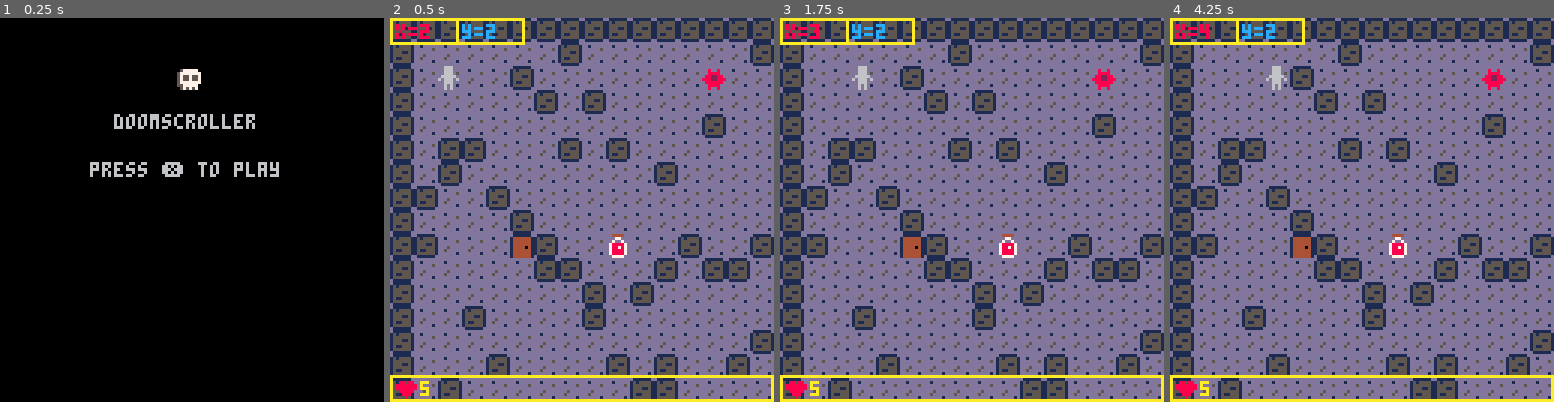
Above: before the commit, frames 1-4 (left to right).
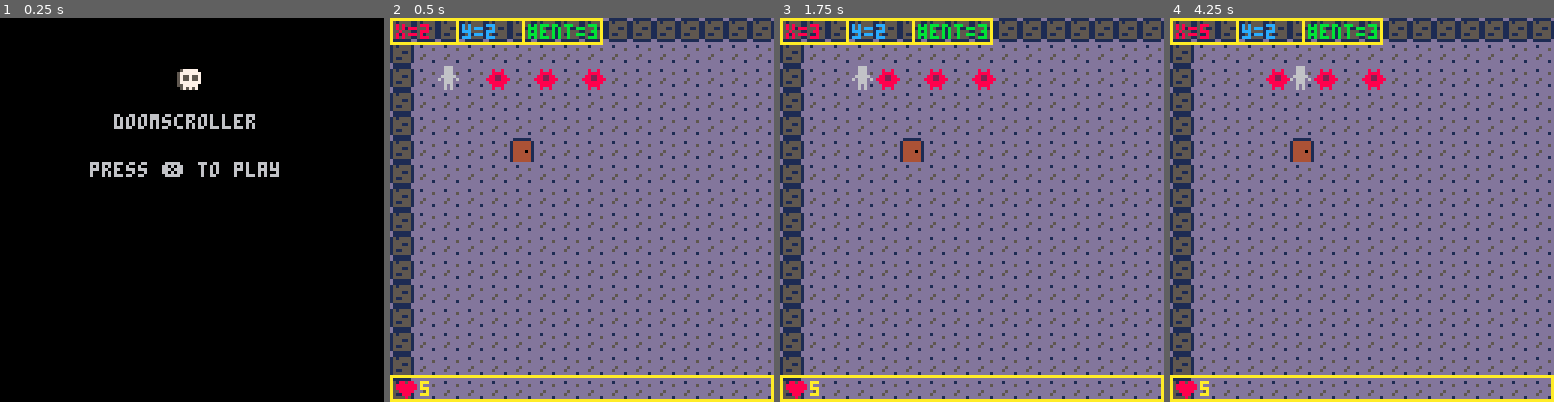
Above: after the commit, the same moments.

Repository: OmniWode/doomscroller
Game: PICO-8 cartridge doomscroller.p8
Two runs of this game, one before a commit and one after it. Both use one fixed random seed, a clock stepped at 60 frames per second and the inputs below.
Inputs:
- Up to frame 1 (0.25 s): no input
- Up to frame 2 (0.5 s): tap X (X key) at 0.33 s
- Up to frame 3 (1.75 s): tap X (X key) at 1.07 s; hold Right from 1.6 s (still down)
- Up to frame 4 (4.25 s): tap X (X key) at 1.85, 2.97, 4.08 s; release Right at 2.1 s; hold Up 2.15-2.42 s; hold Right 2.47-3.03 s; hold Left 3.08-3.58 s; hold Down 3.63-3.97 s; hold Right from 4.02 s (still down)

Frame 1 is identical in both runs. In frame 2, 15% of the frame differs, in the area x 6-100%, y 0-100%; in frame 3, 15%; in frame 4, 15%.

Commit message:
testing spawning multiple enemies

Diff:
--- a/doomscroller.p8
+++ b/doomscroller.p8
@@ -77,7 +77,7 @@
 	cls()
 	if (not game_over) then
 		draw_map()
-		draw_enemies()
+		draw_enemies(count(ent))
 		draw_player()
 		if (p.dam) draw_damage()
 		draw_hud()
@@ -95,15 +95,23 @@
 	timer=0
 	anim_time=30 --30 = 1 sec
 
+	--flags
 	solid=0
 	door=1
 	enemy=2
 	heal=3
 
-	init_enemies()
+	--original way of rendering map
+	--init_enemies()
+	--make_walls()
+	--place_items()
+	--make_floor(1)
+
 	make_walls()
-	place_items()
-	--make_floor(1)
+	place_door(5,5)
+
+	init_enemies(3)
+
 end
 
 function make_walls()
@@ -113,19 +121,21 @@
 				mset(x,y,2)
 			elseif ((y==0) or (y==63)) then
 				mset(x,y,2)
-			elseif (((rnd(10)) <= 2 ) and ((x>4) or (y>4))) then
-				mset(x,y,2)
+			--elseif (((rnd(10)) <= 2 ) and ((x>4) or (y>4))) then
+			--	mset(x,y,2)
 			end
 		end
 	end
 end
 
 function place_items()
-	--door
-	mset(5,9,3)
-
 	--health potion
 	mset(9,9,49)
+end
+
+function place_door(x,y)
+	--door
+	mset(x,y,3)
 end
 
 function make_floor(depth)
@@ -225,6 +235,8 @@
 	--rect(debugx+62,debugy,debugx+100,debugy+8,10)
 	--print("dam="..tostr(p.dam),debugx+64,debugy+2,14)
 
+	rect(debugx+44,debugy,debugx+70,debugy+8,10)
+	print("#ent="..tostr(count(ent)),debugx+46,debugy+2,11)
 
 end
 
@@ -265,20 +277,34 @@
 end
 
 -->8
---enemy code
-function init_enemies()
-	e={}
-	e.x=13
-	e.y=2
-	e.hp=3
-	e.spr=32
-	e.h=8
-	e.w=2
-end
-
-function draw_enemies()
+--entities code
+
+function init_enemies(num)
+	ent={}
+
+	for i=1,num do
+		local enemy={}
+		enemy.x=2+(i*2)
+		enemy.y=2
+		enemy.hp=3
+		enemy.spr=32
+		enemy.h=8
+		enemy.w=8
+
+		add(ent,enemy)
+	end
+
+
+end
+
+function draw_enemies(num)
 	--spr(e.spr,e.x*e.w,e.y*e.h)
-	mset(e.x,e.y,e.spr)
+	--mset(e.x,e.y,e.spr)
+
+	for i=1,num do
+		--mset(ent[i].x,ent[i].y,ent[i].spr)
+		spr(ent[i].spr,ent[i].x*ent[i].w,ent[i].y*ent[i].h)
+	end
 end
 
 -->8
@@ -446,29 +472,29 @@
 0404040404040404040404040404040404040404040404040404040404040404040404040404040404040404040404040404040404040404040404040404040404040404040404040404040404040404040404040404040404040404040404040404040404040404040404040404040404040404040404040404040404040404
 0404040404040404040404040404040404040404040404040404040404040404040404040404040404040404040404040404040404040404040404040404040404040404040404040404040404040404040404040404040404040404040404040404040404040404040404040404040404040404040404040404040404040404
 0404040404040404040404040404040404040404040404040404040404040404040404040404040404040404040404040404040404040404040404040404040404040404040404040404040404040404040404040404040404040404040404040404040404040404040404040404040404040404040404040404040404040404
-0404040404030404040404040404040404040404040404040404040404040404040404040404040404040404040404040404040404040404040404040404040404040404040404040404040404040404040404040404040404040404040404040404040404040404040404040404040404040404040404040404040404040404
-0404040404040404040404040404040404040404040404040404040404040404040404040404040404040404040404040404040404040404040404040404040404040404040404040404040404040404040404040404040404040404040404040404040404040404040404040404040404040404040404040404040404040404
-0404040404040404040404040404040404040404040404040404040404040404040404040404040404040404040404040404040404040404040404040404040404040404040404040404040404040404040404040404040404040404040404040404040404040404040404040404040404040404040404040404040404040404
-0404040404040404040404040404040404040404040404040404040404040404040404040404040404040404040404040404040404040404040404040404040404040404040404040404040404040404040404040404040404040404040404040404040404040404040404040404040404040404040404040404040404040404
-0404040404040404040404040404040404040404040404040404040404040404040404040404040404040404040404040404040404040404040404040404040404040404040404040404040404040404040404040404040404040404040404040404040404040404040404040404040404040404040404040404040404040404
-0404040404040404040404040404040404040404040404040404040404040404040404040404040404040404040404040404040404040404040404040404040404040404040404040404040404040404040404040404040404040404040404040404040404040404040404040404040404040404040404040404040404040404
-0404040404040404040404040404040404040404040404040404040404040404040404040404040404040404040404040404040404040404040404040404040404040404040404040404040404040404040404040404040404040404040404040404040404040404040404040404040404040404040404040404040404040404
-0404040404040404040404040404040404040404040404040404040404040404040404040404040404040404040404040404040404040404040404040404040404040404040404040404040404040404040404040404040404040404040404040404040404040404040404040404040404040404040404040404040404040404
-0404040404040404040404040404040404040404040404040404040404040404040404040404040404040404040404040404040404040404040404040404040404040404040404040404040404040404040404040404040404040404040404040404040404040404040404040404040404040404040404040404040404040404
-0404040404040404040404040404040404040404040404040404040404040404040404040404040404040404040404040404040404040404040404040404040404040404040404040404040404040404040404040404040404040404040404040404040404040404040404040404040404040404040404040404040404040404
-0404040404040404040404040404040404040404040404040404040404040404040404040404040404040404040404040404040404040404040404040404040404040404040404040404040404040404040404040404040404040404040404040404040404040404040404040404040404040404040404040404040404040404
-0404040404040404040404040404040404040404040404040404040404040404040404040404040404040404040404040404040404040404040404040404040404040404040404040404040404040404040404040404040404040404040404040404040404040404040404040404040404040404040404040404040404040404
-0404040404040404040404040404040404040404040404040404040404040404040404040404040404040404040404040404040404040404040404040404040404040404040404040404040404040404040404040404040404040404040404040404040404040404040404040404040404040404040404040404040404040404
-0404040404040404040404040404040404040404040404040404040404040404040404040404040404040404040404040404040404040404040404040404040404040404040404040404040404040404040404040404040404040404040404040404040404040404040404040404040404040404040404040404040404040404
-0404040404040404040404040404040404040404040404040404040404040404040404040404040404040404040404040404040404040404040404040404040404040404040404040404040404040404040404040404040404040404040404040404040404040404040404040404040404040404040404040404040404040404
-0404040404040404040404040404040404040404040404040404040404040404040404040404040404040404040404040404040404040404040404040404040404040404040404040404040404040404040404040404040404040404040404040404040404040404040404040404040404040404040404040404040404040404
-0404040404040404040404040404040404040404040404040404040404040404040404040404040404040404040404040404040404040404040404040404040404040404040404040404040404040404040404040404040404040404040404040404040404040404040404040404040404040404040404040404040404040404
-0404040404040404040404040404040404040404040404040404040404040404040404040404040404040404040404040404040404040404040404040404040404040404040404040404040404040404040404040404040404040404040404040404040404040404040404040404040404040404040404040404040404040404
-0404040404040404040404040404040404040404040404040404040404040404040404040404040404040404040404040404040404040404040404040404040404040404040404040404040404040404040404040404040404040404040404040404040404040404040404040404040404040404040404040404040404040404
-0404040404040404040404040404040404040404040404040404040404040404040404040404040404040404040404040404040404040404040404040404040404040404040404040404040404040404040404040404040404040404040404040404040404040404040404040404040404040404040404040404040404040404
-0404040404040404040404040404040404040404040404040404040404040404040404040404040404040404040404040404040404040404040404040404040404040404040404040404040404040404040404040404040404040404040404040404040404040404040404040404040404040404040404040404040404040404
-0404040404040404040404040404040404040404040404040404040404040404040404040404040404040404040404040404040404040404040404040404040404040404040404040404040404040404040404040404040404040404040404040404040404040404040404040404040404040404040404040404040404040404
-0404040404040404040404040404040404040404040404040404040404040404040404040404040404040404040404040404040404040404040404040404040404040404040404040404040404040404040404040404040404040404040404040404040404040404040404040404040404040404040404040404040404040404
-
-
-
+0404040404040404040404040404040404040404040404040404040404040404040404040404040404040404040404040404040404040404040404040404040404040404040404040404040404040404040404040404040404040404040404040404040404040404040404040404040404040404040404040404040404040404
+0404040404040404040404040404040404040404040404040404040404040404040404040404040404040404040404040404040404040404040404040404040404040404040404040404040404040404040404040404040404040404040404040404040404040404040404040404040404040404040404040404040404040404
+0404040404040404040404040404040404040404040404040404040404040404040404040404040404040404040404040404040404040404040404040404040404040404040404040404040404040404040404040404040404040404040404040404040404040404040404040404040404040404040404040404040404040404
+0404040404040404040404040404040404040404040404040404040404040404040404040404040404040404040404040404040404040404040404040404040404040404040404040404040404040404040404040404040404040404040404040404040404040404040404040404040404040404040404040404040404040404
+0404040404040404040404040404040404040404040404040404040404040404040404040404040404040404040404040404040404040404040404040404040404040404040404040404040404040404040404040404040404040404040404040404040404040404040404040404040404040404040404040404040404040404
+0404040404040404040404040404040404040404040404040404040404040404040404040404040404040404040404040404040404040404040404040404040404040404040404040404040404040404040404040404040404040404040404040404040404040404040404040404040404040404040404040404040404040404
+0404040404040404040404040404040404040404040404040404040404040404040404040404040404040404040404040404040404040404040404040404040404040404040404040404040404040404040404040404040404040404040404040404040404040404040404040404040404040404040404040404040404040404
+0404040404040404040404040404040404040404040404040404040404040404040404040404040404040404040404040404040404040404040404040404040404040404040404040404040404040404040404040404040404040404040404040404040404040404040404040404040404040404040404040404040404040404
+0404040404040404040404040404040404040404040404040404040404040404040404040404040404040404040404040404040404040404040404040404040404040404040404040404040404040404040404040404040404040404040404040404040404040404040404040404040404040404040404040404040404040404
+0404040404040404040404040404040404040404040404040404040404040404040404040404040404040404040404040404040404040404040404040404040404040404040404040404040404040404040404040404040404040404040404040404040404040404040404040404040404040404040404040404040404040404
+0404040404040404040404040404040404040404040404040404040404040404040404040404040404040404040404040404040404040404040404040404040404040404040404040404040404040404040404040404040404040404040404040404040404040404040404040404040404040404040404040404040404040404
+0404040404040404040404040404040404040404040404040404040404040404040404040404040404040404040404040404040404040404040404040404040404040404040404040404040404040404040404040404040404040404040404040404040404040404040404040404040404040404040404040404040404040404
+0404040404040404040404040404040404040404040404040404040404040404040404040404040404040404040404040404040404040404040404040404040404040404040404040404040404040404040404040404040404040404040404040404040404040404040404040404040404040404040404040404040404040404
+0404040404040404040404040404040404040404040404040404040404040404040404040404040404040404040404040404040404040404040404040404040404040404040404040404040404040404040404040404040404040404040404040404040404040404040404040404040404040404040404040404040404040404
+0404040404040404040404040404040404040404040404040404040404040404040404040404040404040404040404040404040404040404040404040404040404040404040404040404040404040404040404040404040404040404040404040404040404040404040404040404040404040404040404040404040404040404
+0404040404040404040404040404040404040404040404040404040404040404040404040404040404040404040404040404040404040404040404040404040404040404040404040404040404040404040404040404040404040404040404040404040404040404040404040404040404040404040404040404040404040404
+0404040404040404040404040404040404040404040404040404040404040404040404040404040404040404040404040404040404040404040404040404040404040404040404040404040404040404040404040404040404040404040404040404040404040404040404040404040404040404040404040404040404040404
+0404040404040404040404040404040404040404040404040404040404040404040404040404040404040404040404040404040404040404040404040404040404040404040404040404040404040404040404040404040404040404040404040404040404040404040404040404040404040404040404040404040404040404
+0404040404040404040404040404040404040404040404040404040404040404040404040404040404040404040404040404040404040404040404040404040404040404040404040404040404040404040404040404040404040404040404040404040404040404040404040404040404040404040404040404040404040404
+0404040404040404040404040404040404040404040404040404040404040404040404040404040404040404040404040404040404040404040404040404040404040404040404040404040404040404040404040404040404040404040404040404040404040404040404040404040404040404040404040404040404040404
+0404040404040404040404040404040404040404040404040404040404040404040404040404040404040404040404040404040404040404040404040404040404040404040404040404040404040404040404040404040404040404040404040404040404040404040404040404040404040404040404040404040404040404
+0404040404040404040404040404040404040404040404040404040404040404040404040404040404040404040404040404040404040404040404040404040404040404040404040404040404040404040404040404040404040404040404040404040404040404040404040404040404040404040404040404040404040404
+0404040404040404040404040404040404040404040404040404040404040404040404040404040404040404040404040404040404040404040404040404040404040404040404040404040404040404040404040404040404040404040404040404040404040404040404040404040404040404040404040404040404040404
+
+
+
